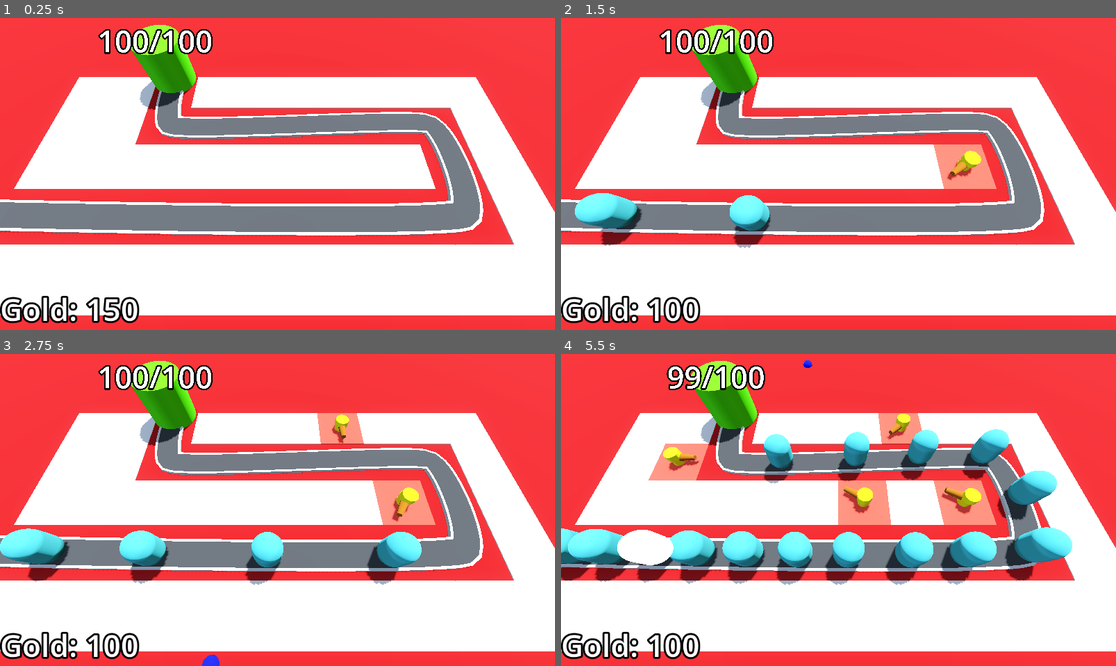
Above: before the commit, frames 1-4 (two rows, left to right).
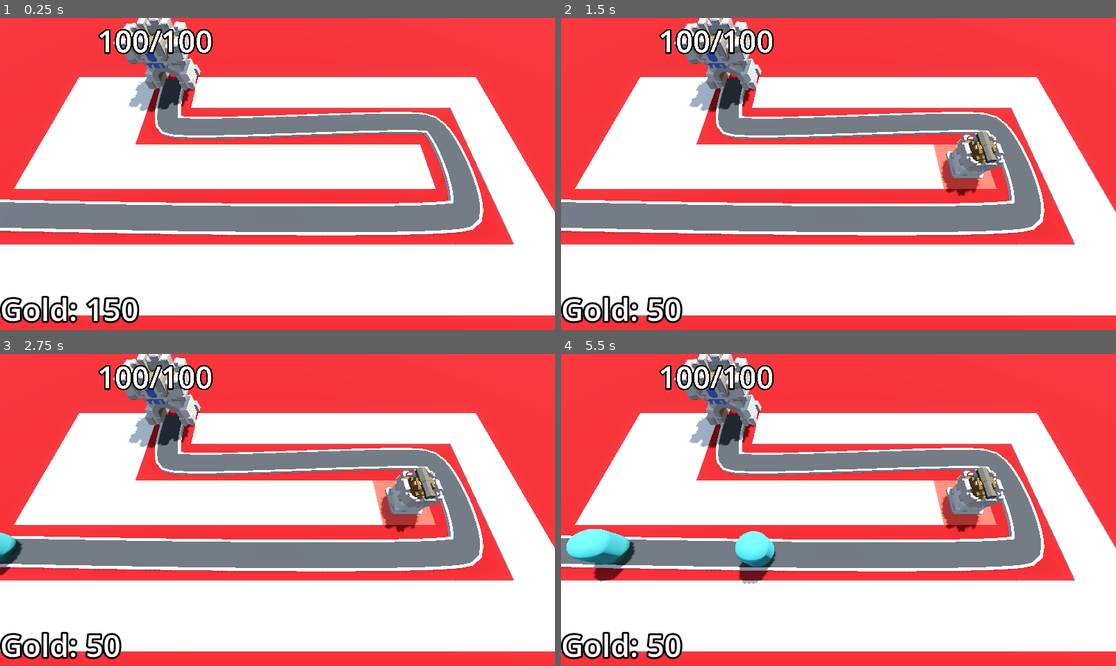
Above: after the commit, the same moments.

Repository: Matthew-CS11/Barbarian-Blaster
Game: Godot game, scene res://base_level.tscn
Same seed, same stepped clock (60 frames per second), same inputs: the game is played once before the commit and once after it.
Inputs (mouse positions are in pixels of both pictures, inside the frame that each line leads up to):
- Up to frame 1 (0.25 s): no input
- Up to frame 2 (1.5 s): tap Enter at 0.5 s; move the mouse to (960, 158) at 0.52 s; click (960, 158) at 0.6 s; move the mouse to (727, 189) at 1.27 s; click (727, 189) at 1.35 s
- Up to frame 3 (2.75 s): move the mouse to (333, 441) at 2.02 s; click (333, 441) at 2.1 s
- Up to frame 4 (5.5 s): move the mouse to (810, 572) at 2.77 s; click (810, 572) at 2.85 s; move the mouse to (1005, 556) at 3.52 s; click (1005, 556) at 3.6 s; move the mouse to (672, 463) at 4.27 s; click (672, 463) at 4.35 s; move the mouse to (866, 510) at 5.02 s; click (866, 510) at 5.1 s

The runs differ from the first frame. In frame 1, 2.1% of the frame differs, in the area x 20-37%, y 0-31%; in frame 2, 6.2%; in frame 3, 9.1%; in frame 4, 20%, in the area x 0-93%, y 0-98%.

Commit message:
add base and cannon sprites

Diff:
--- a/Base/base.tscn
+++ b/Base/base.tscn
@@ -1,21 +1,14 @@
-[gd_scene load_steps=3 format=3 uid="uid://b6a3tfb71rtov"]
+[gd_scene format=3 uid="uid://b6a3tfb71rtov"]
 
 [ext_resource type="Script" uid="uid://bi5e6k18ll8yd" path="res://Base/base.gd" id="1_u1x2a"]
+[ext_resource type="PackedScene" uid="uid://ce7xrahumubrh" path="res://assets/Base.glb" id="2_n5f2c"]
 
-[sub_resource type="StandardMaterial3D" id="StandardMaterial3D_cbgtc"]
-albedo_color = Color(0.3149999, 0.9, 0, 1)
-
-[node name="Base" type="Node3D" groups=["base"]]
+[node name="Base" type="Node3D" unique_id=201156066 groups=["base"]]
 script = ExtResource("1_u1x2a")
 
-[node name="CSGCylinder3D" type="CSGCylinder3D" parent="."]
-transform = Transform3D(1, 0, 0, 0, 1, 0, 0, 0, 1, 0, 2, 0)
-radius = 2.0
-height = 4.0
-sides = 32
-material = SubResource("StandardMaterial3D_cbgtc")
+[node name="Base" parent="." unique_id=1772828637 instance=ExtResource("2_n5f2c")]
 
-[node name="Label3D" type="Label3D" parent="."]
+[node name="Label3D" type="Label3D" parent="." unique_id=2126581491]
 transform = Transform3D(1, 0, 0, 0, 1, 0, 0, 0, 1, 0, 3.8791838, 0)
 billboard = 1
 no_depth_test = true
--- a/Turret/turret.gd
+++ b/Turret/turret.gd
@@ -5,12 +5,15 @@
 var target : Node3D
 @export var turret_range := 10.0
 @onready var animation_player: AnimationPlayer = $AnimationPlayer
+@onready var turret_base: Node3D = $TurretBase
+@onready var cannon: Node3D = $TurretBase/TurretTop/Cannon
+
 
 
 func _physics_process(delta: float) -> void:
 	target = find_best_target()
 	if target != null:
-		look_at(target.global_position, Vector3.UP, true)
+		turret_base.look_at(target.global_position, Vector3.UP, true)
 
 
 func find_best_target() -> Enemy:
@@ -31,6 +34,6 @@
 	if target != null:
 		var ball = projectile.instantiate()
 		add_child(ball)
-		ball.global_position = global_position
-		ball.direction = global_transform.basis.z
+		ball.global_position = cannon.global_position
+		ball.direction = cannon.global_transform.basis.z
 		animation_player.play("fire")
--- a/Turret/turret.tscn
+++ b/Turret/turret.tscn
@@ -1,30 +1,23 @@
-[gd_scene load_steps=11 format=3 uid="uid://d01unib15e15u"]
+[gd_scene format=3 uid="uid://d01unib15e15u"]
 
 [ext_resource type="Script" uid="uid://coqbxcwumauv" path="res://Turret/turret.gd" id="1_5kpma"]
+[ext_resource type="PackedScene" uid="uid://d2ayf6loa7but" path="res://assets/Cannon.glb" id="2_ttsi1"]
+[ext_resource type="PackedScene" uid="uid://c34k36vj5q2ai" path="res://assets/TurretBase.glb" id="3_r754r"]
 
-[sub_resource type="StandardMaterial3D" id="StandardMaterial3D_cb20n"]
-albedo_color = Color(1, 0.90000004, 0, 1)
-
-[sub_resource type="CylinderMesh" id="CylinderMesh_5kpma"]
-material = SubResource("StandardMaterial3D_cb20n")
-height = 1.0
-
-[sub_resource type="StandardMaterial3D" id="StandardMaterial3D_djkev"]
-albedo_color = Color(0.95000005, 1, 0, 1)
-
-[sub_resource type="CylinderMesh" id="CylinderMesh_djkev"]
-material = SubResource("StandardMaterial3D_djkev")
-top_radius = 0.6
-bottom_radius = 0.6
-height = 0.5
-
-[sub_resource type="StandardMaterial3D" id="StandardMaterial3D_5kpma"]
-albedo_color = Color(0.62, 0.34100002, 0, 1)
-
-[sub_resource type="CylinderMesh" id="CylinderMesh_cb20n"]
-material = SubResource("StandardMaterial3D_5kpma")
-top_radius = 0.2
-bottom_radius = 0.38
+[sub_resource type="Animation" id="Animation_djkev"]
+length = 0.001
+tracks/0/type = "value"
+tracks/0/imported = false
+tracks/0/enabled = true
+tracks/0/path = NodePath("TurretBase/TurretTop:position")
+tracks/0/interp = 1
+tracks/0/loop_wrap = true
+tracks/0/keys = {
+"times": PackedFloat32Array(0),
+"transitions": PackedFloat32Array(1),
+"update": 0,
+"values": [Vector3(0, 0.3, 0)]
+}
 
 [sub_resource type="Animation" id="Animation_5kpma"]
 resource_name = "fire"
@@ -42,48 +35,30 @@
 "values": [Vector3(0, 0.432, -0.6), Vector3(0, 0.43238318, 0)]
 }
 
-[sub_resource type="Animation" id="Animation_djkev"]
-length = 0.001
-tracks/0/type = "value"
-tracks/0/imported = false
-tracks/0/enabled = true
-tracks/0/path = NodePath("TurretBase/TurretTop:position")
-tracks/0/interp = 1
-tracks/0/loop_wrap = true
-tracks/0/keys = {
-"times": PackedFloat32Array(0),
-"transitions": PackedFloat32Array(1),
-"update": 0,
-"values": [Vector3(0, 0.3, 0)]
-}
-
 [sub_resource type="AnimationLibrary" id="AnimationLibrary_ttsi1"]
 _data = {
 &"RESET": SubResource("Animation_djkev"),
 &"fire": SubResource("Animation_5kpma")
 }
 
-[node name="Turret" type="Node3D"]
+[node name="Turret" type="Node3D" unique_id=1040201171]
 script = ExtResource("1_5kpma")
 
-[node name="TurretBase" type="MeshInstance3D" parent="."]
+[node name="TurretBase" type="Node3D" parent="." unique_id=1886105477]
 transform = Transform3D(1, 0, 0, 0, 1, 0, 0, 0, 1, 0, 0.5, 0)
-mesh = SubResource("CylinderMesh_5kpma")
 
-[node name="TurretTop" type="MeshInstance3D" parent="TurretBase"]
+[node name="TurretTop" type="Node3D" parent="TurretBase" unique_id=1395935541]
 transform = Transform3D(1, 0, 0, 0, 1, 0, 0, 0, 1, 0, 0.3, 0)
-mesh = SubResource("CylinderMesh_djkev")
 
-[node name="TurretBarrel" type="MeshInstance3D" parent="TurretBase"]
-transform = Transform3D(1, 0, 0, 0, -4.371139e-08, -1, 0, 1, -4.371139e-08, 0, 0.100000024, 0.7)
-mesh = SubResource("CylinderMesh_cb20n")
+[node name="Cannon" parent="TurretBase/TurretTop" unique_id=841486251 instance=ExtResource("2_ttsi1")]
+transform = Transform3D(1, 0, 0, 0, 1, 0, 0, 0, 1, 0, 1.2, 0)
 
-[node name="Timer" type="Timer" parent="."]
+[node name="Timer" type="Timer" parent="." unique_id=1798070000]
 autostart = true
 
-[node name="AnimationPlayer" type="AnimationPlayer" parent="."]
-libraries = {
-&"": SubResource("AnimationLibrary_ttsi1")
-}
+[node name="AnimationPlayer" type="AnimationPlayer" parent="." unique_id=753951918]
+libraries/ = SubResource("AnimationLibrary_ttsi1")
+
+[node name="TurretBase2" parent="." unique_id=570143003 instance=ExtResource("3_r754r")]
 
 [connection signal="timeout" from="Timer" to="." method="_on_timer_timeout"]
--- a/UI/victory_layer.tscn
+++ b/UI/victory_layer.tscn
@@ -83,12 +83,14 @@
 
 [node name="HealthLabel" type="Label" parent="ColorRect/CenterContainer/PanelContainer/VBoxContainer/LabelContainer" unique_id=47912348]
 unique_name_in_owner = true
+visible = false
 layout_mode = 2
 text = "Full Health+1"
 horizontal_alignment = 1
 
 [node name="MoneyLabel" type="Label" parent="ColorRect/CenterContainer/PanelContainer/VBoxContainer/LabelContainer" unique_id=1765033135]
 unique_name_in_owner = true
+visible = false
 layout_mode = 2
 text = "Money Money Money+1"
 horizontal_alignment = 1
--- a/difficulty_manager/difficulty_manager.gd
+++ b/difficulty_manager/difficulty_manager.gd
@@ -10,7 +10,7 @@
 
 func _ready() -> void:
 	timer.start(game_length)
-	Engine.time_scale = 5
+	#Engine.time_scale = 5
 
 func _process(delta: float) -> void:
 	pass
Binary file added: assets/Base.glb
Not shown, added: assets/Base.glb.import
Binary file added: assets/Base_Castle-metallic.png-Castle-roughness.png
Not shown, added: assets/Base_Castle-metallic.png-Castle-roughness.png.import
Binary file added: assets/Base_castle-colour-palette.png
Not shown, added: assets/Base_castle-colour-palette.png.import
Binary file added: assets/Cannon.glb
Not shown, added: assets/Cannon.glb.import
Binary file added: assets/Cannon_Castle-metallic.png-Castle-roughness.png
Not shown, added: assets/Cannon_Castle-metallic.png-Castle-roughness.png.import
Binary file added: assets/Cannon_castle-colour-palette.png
Not shown, added: assets/Cannon_castle-colour-palette.png.import
(and 18 more such lines)
